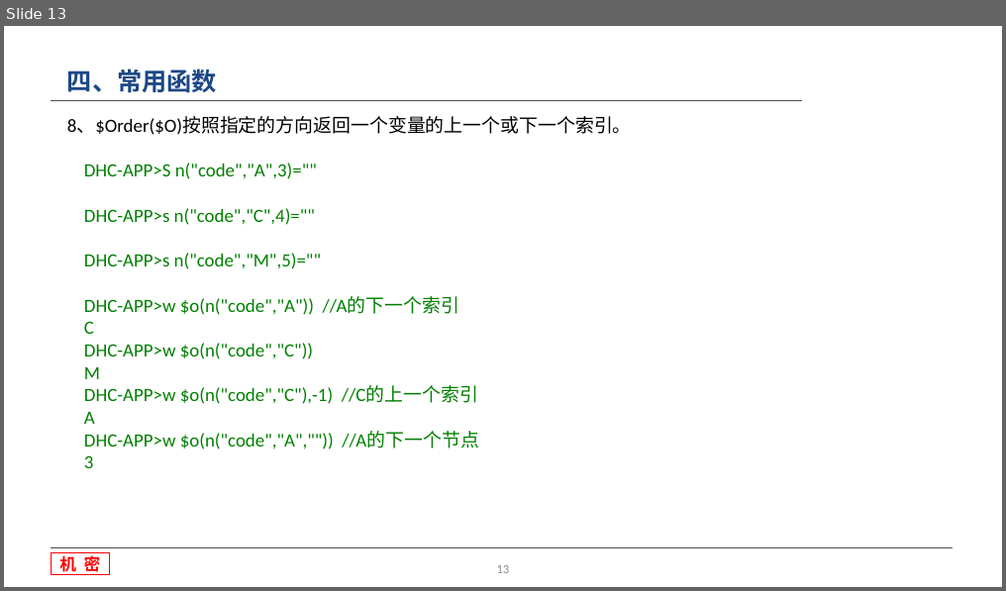
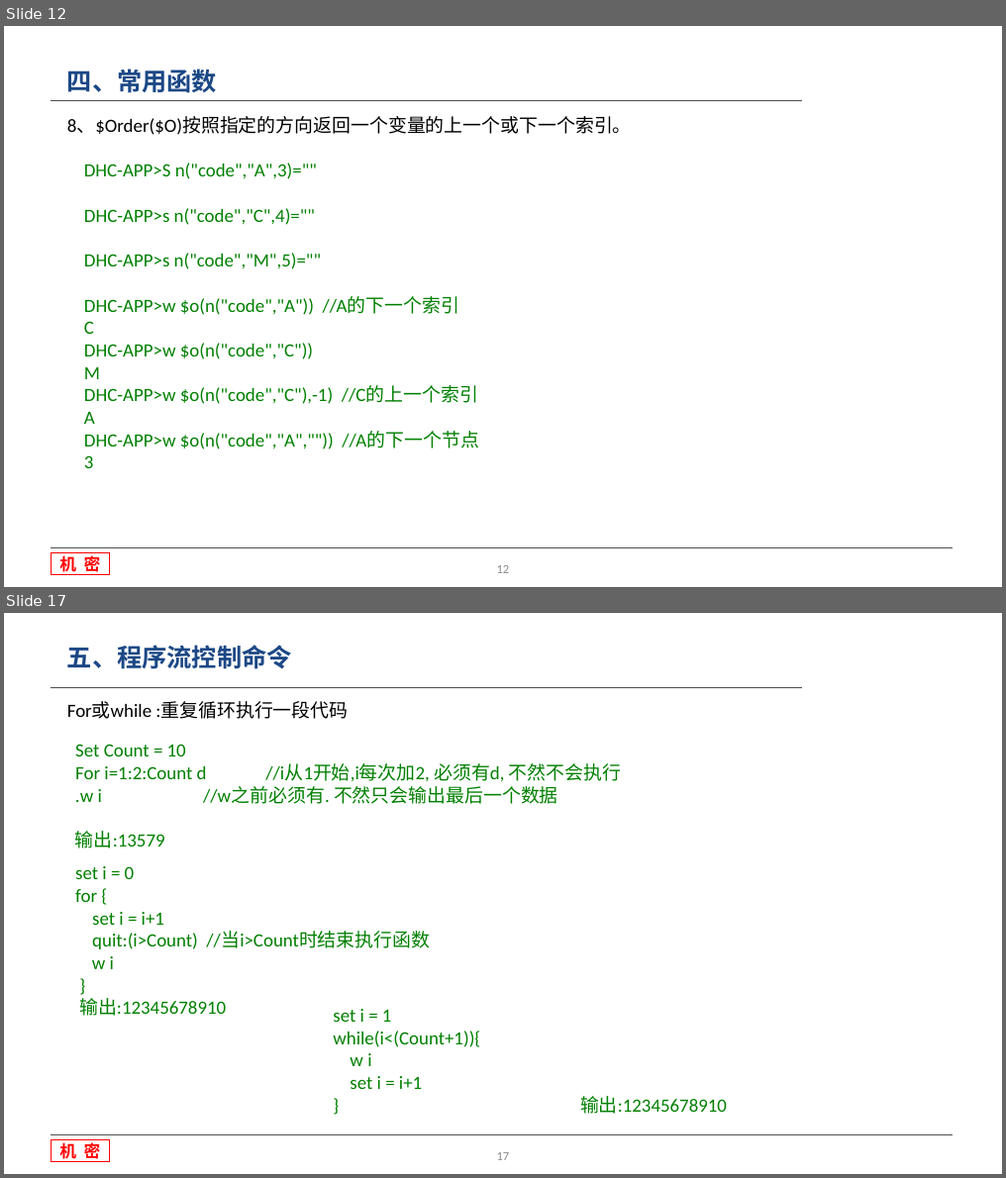
Before and after one commit to wang107014/WorkSpace, a slide deck: 收费-MD/文档/M语言基础知识.pptx. Shown one above the other, each under a label of ours: slide 13 before the commit, slides 12 and 17 after it; the slides between them are not shown. The pictures are 1006x591 and 1006x1178 pixels, drawn with LibreOffice and Linux fonts; fonts in the diff are those of the drawing; background and template pictures are left out. Boxes give left, top, right and bottom in pixels: in the first picture for what was removed or moved away, otherwise in the second. Text is boxed around its words. In the diff, an @@ line names an element or a change of style, - is before the commit and + after.

```diff
--- a/收费-MD/文档/M语言基础知识.pptx
+++ b/收费-MD/文档/M语言基础知识.pptx
@@ slide 17 added at [4,613,1002,1174], background #FFFFFF at 93% opacity; not listed: 3 template elements that a slide beside it also shows @@
@@ text added at [67,645,292,669], 24 pt, text #1C4885, bold @@
+五、程序流控制命令
@@ text added at [67,702,348,719], 18 pt, text #000000 @@
+For或while :重复循环执行一段代码
@@ text added at [75,744,621,849], 18 pt, text #008000 @@
+Set Count = 10
+For i=1:2:Count d //i从1开始,i每次加2, 必须有d, 不然不会执行
+.w i //w之前必须有. 不然只会输出最后一个数据
+输出:13579
@@ text added at [75,866,430,1016], 18 pt, text #008000 @@
+set i = 0
+for {
+set i = i+1
+quit:(i>Count) //当i>Count时结束执行函数
+w i
+}
+输出:12345678910
@@ text added at [333,1009,727,1114], 18 pt, text #008000 @@
+set i = 1
+while(i<(Count+1)){
+w i
+set i = i+1
+} 输出:12345678910
@@ page number added at [497,1153,510,1160], 12 pt, text #8C8C8C @@
+17
@@ what was slide 13 is now slide 12 @@
```
Also in this commit, not shown: 3 slides changed, 6 other slides added, 11 other files.
